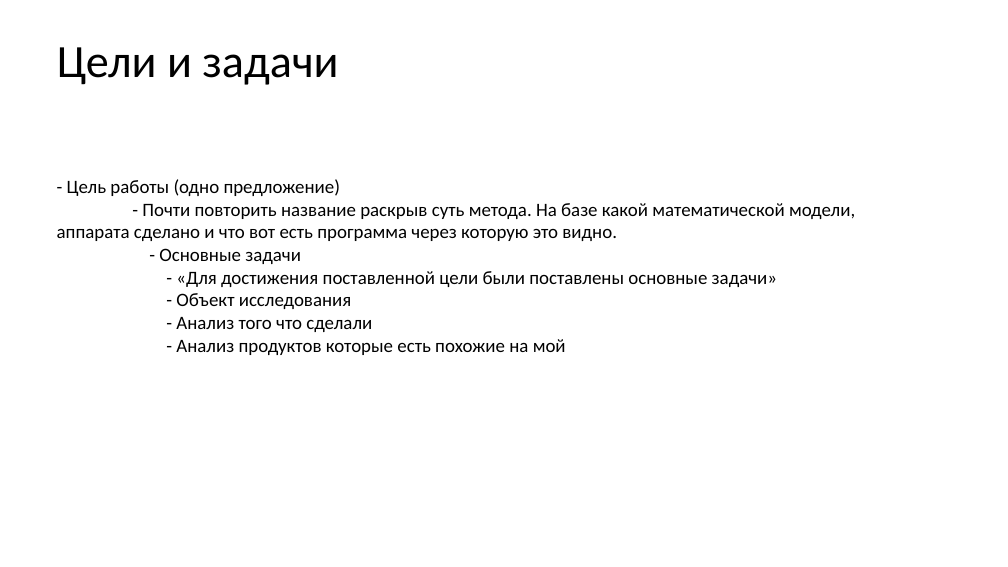
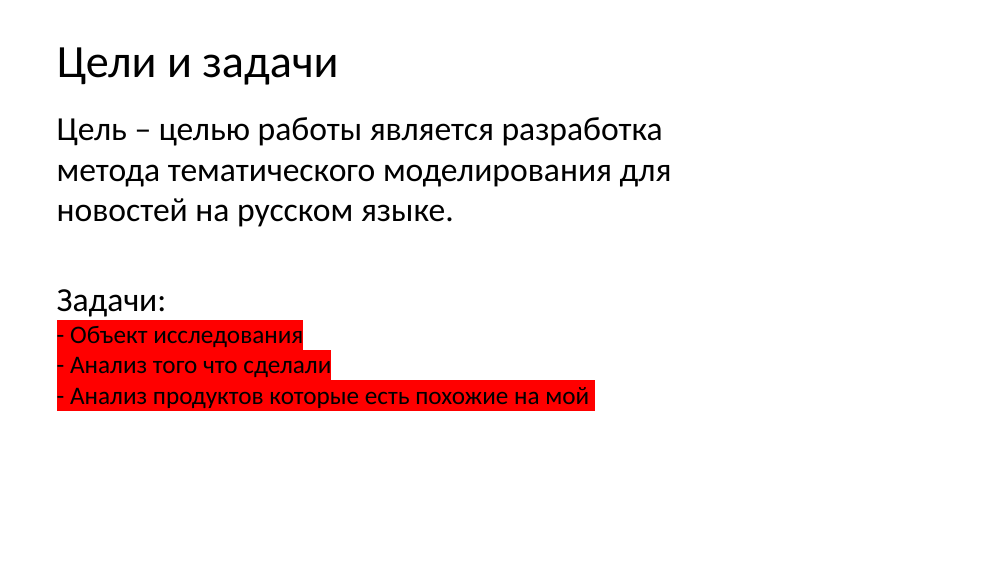
Before and after one commit to Kirmark/bachelor-qualification-work, a slide deck: slide 3 of presentation/presentation.pptx. Drawn at 1008x567 pixels with LibreOffice and Linux fonts; fonts in the diff are those of the drawing. Boxes give left, top, right and bottom in pixels: in the first picture for what was removed or moved away, otherwise in the second. Text is boxed around its words. In the diff, an @@ line names an element or a change of style, - is before the commit and + after.

```diff
--- a/presentation/presentation.pptx
+++ b/presentation/presentation.pptx
@@ text added at (57,117,672,227), 32 pt, text #000000 @@
+Цель – целью работы является разработка метода тематического моделирования для новостей на русском языке.
@@ text "Задачи:": place and size @@
-text "Задачи:" at (57,179,855,355)
+text "Задачи:" at (57,289,589,408)
@@ text at (57,289,167,317): text changed; size 18 to 32 pt @@
-- Цель работы (одно предложение)
-- Почти повторить название раскрыв суть метода. На базе какой математической модели, аппарата сделано и что вот есть программа через которую это видно.
-- Основные задачи
-- «Для достижения поставленной цели были поставлены основные задачи»
+Задачи:
@@ text at (70,326,589,408): size 18 to 24 pt, highlight none to #FF0000 @@
```
Also in this commit, not shown: 6 other slides changed, 4 slides added, 2 slides removed, 31 other files.
